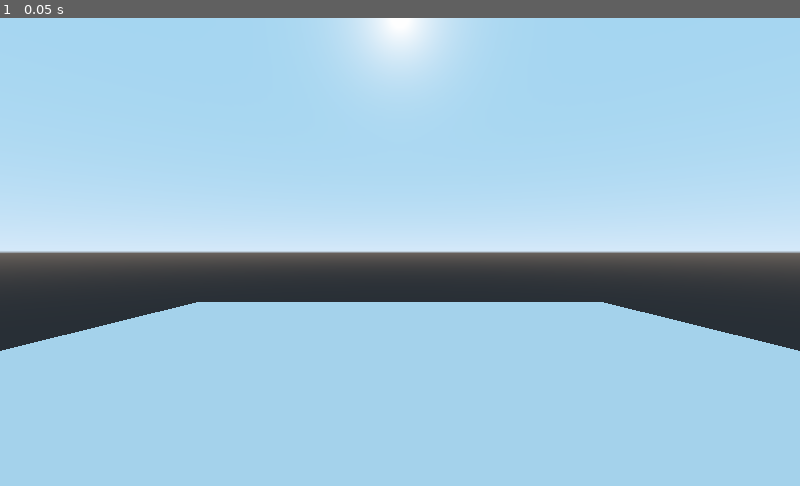
Above: before the commit, frame 1.
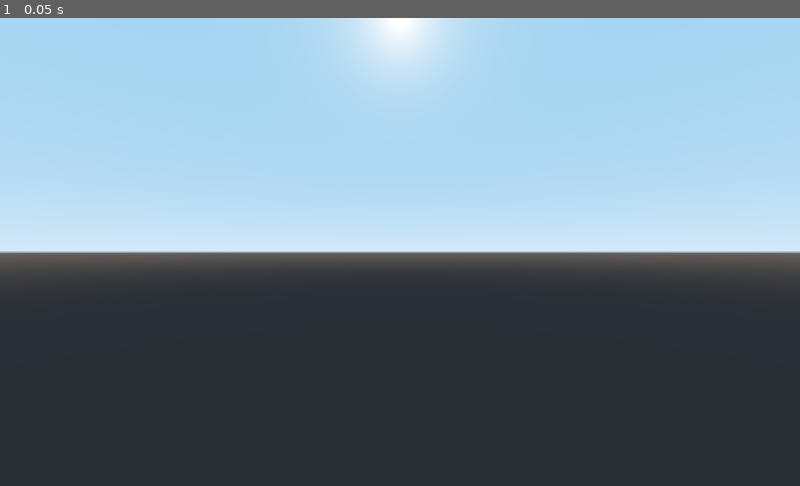
Above: after the commit, the same moment.

Repository: cedmundo/tutorial-fps
Game: Godot game, scene res://Main.tscn
Same seed, same stepped clock (60 frames per second), same inputs: the game is played once before the commit and once after it.
Inputs:
- Up to frame 1 (0.05 s): no input

The runs differ from the first frame. In frame 1, 37% of the frame differs, in the area x 0-100%, y 60-100%.

Commit message:
Add player node

Diff:
--- a/Main.tscn
+++ b/Main.tscn
@@ -9,5 +9,6 @@
 height = 0.1
 depth = 10.0
 
-[node name="Camera" type="Camera" parent="."]
-transform = Transform( 1, 0, 0, 0, 1, 0, 0, 0, 1, 0, 1.28703, 3.3405 )
+[node name="Player" type="Spatial" parent="."]
+
+[node name="Camera" type="Camera" parent="Player"]
